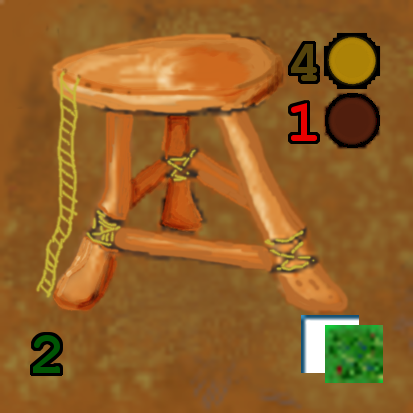
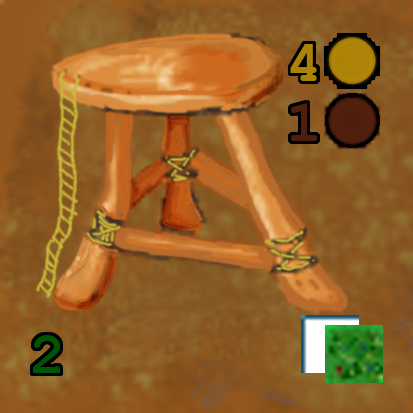
Before/after of a 413px x 413px layered artwork. What changed in the layer stack:
painted on "1" over [291, 103, 318, 141]
painted on "4" over [290, 44, 317, 81]
